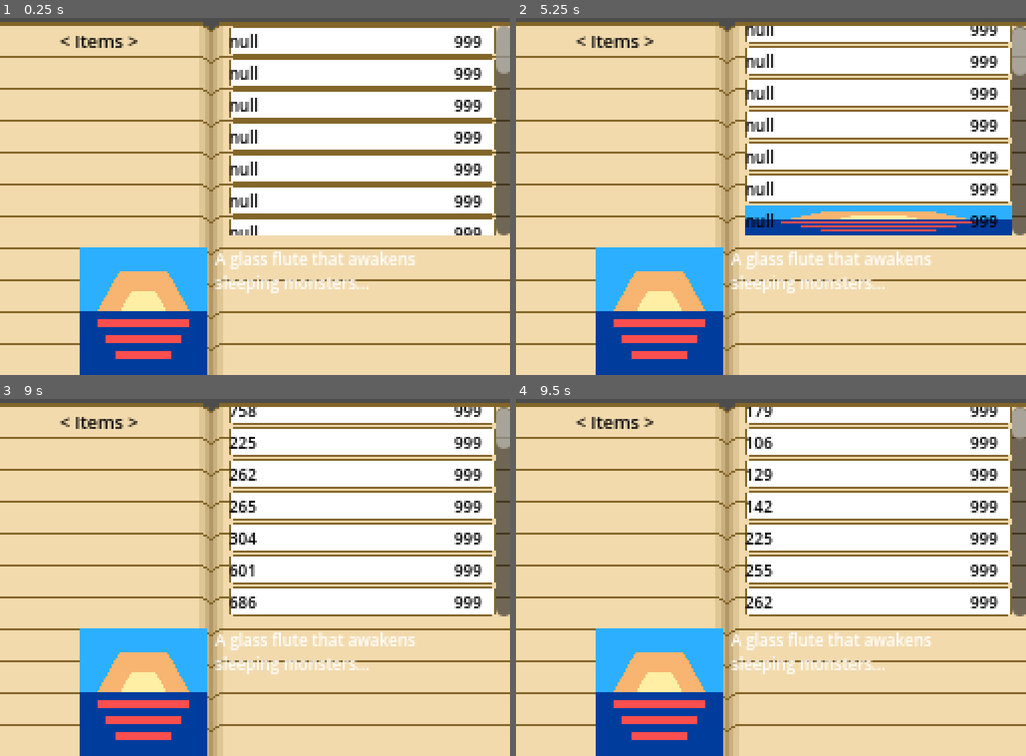
Above: before the commit, frames 1-4 (two rows, left to right).
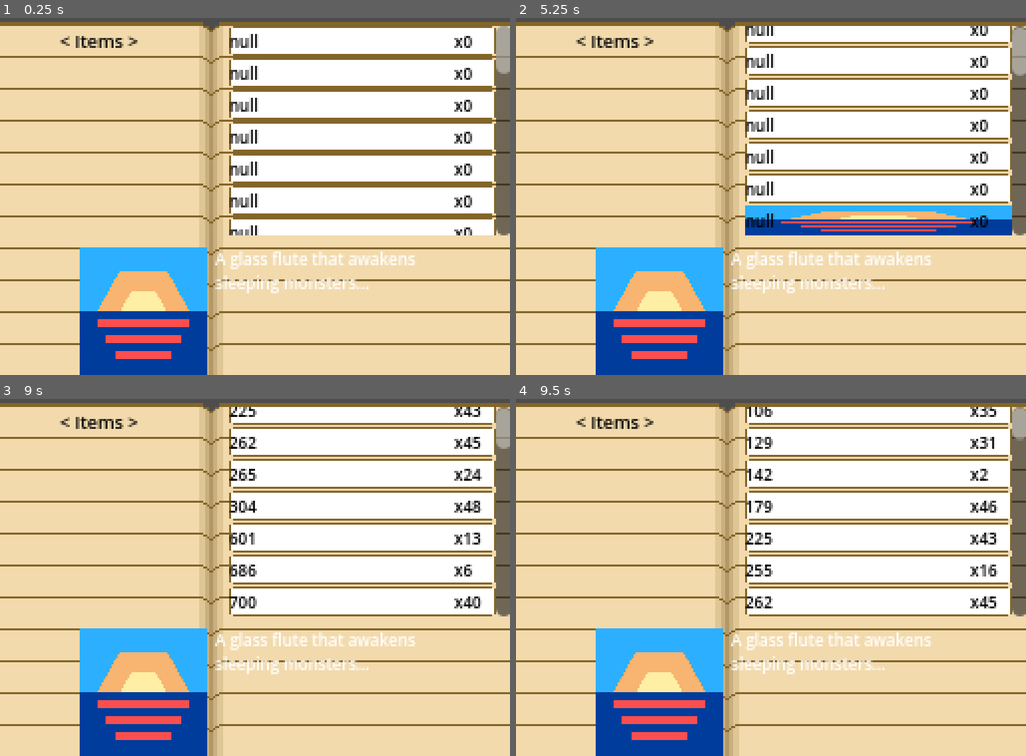
Above: after the commit, the same moments.

Repository: upbeatDiamond/ProjectDaybreakInventory
Game: Godot game, scene res://inventory/inventory.tscn
Same seed, same stepped clock (60 frames per second), same inputs: the game is played once before the commit and once after it.
Inputs:
- Up to frame 1 (0.25 s): no input
- Up to frame 2 (5.25 s): click "null" at 0.5 s; click "null" at 1.25 s; click "null" at 2 s; click "null" at 2.75 s; click "null" at 3.5 s; click "null" at 4.25 s; click "null" at 5 s
- Up to frame 3 (9 s): click "null" at 5.75 s; click "null" at 6.5 s; click "null" at 7.25 s; click "null" at 8 s; tap Enter at 8.75 s; hold Right (ui_right) from 8.78 s (still down); hold M (make) from 8.78 s (still down)
- Up to frame 4 (9.5 s): keep holding Right (ui_right); keep holding M (make)

The runs differ from the first frame. In frame 1, 0.7% of the frame differs, in the area x 89-95%, y 5-61%; in frame 2, 0.7%; in frame 3, 1.5%, in the area x 44-95%, y 2-59%; in frame 4, 1.2%.

Commit message:
Fixed slot generation w/ arrow key function
set_entry works, so now _add_entry can be avoided for external functions.
Also, _add_entry now requires text input, so items can be tags that are untranslated.
Slot list has looping now, from the top.

Diff:
--- a/inventory/inventory_display.gd
+++ b/inventory/inventory_display.gd
@@ -2,7 +2,7 @@
 
 var umid : int = 0
 
-@onready var item_list : InventoryList = $Control
+@onready var item_list_display : InventoryList = $Control
 
 enum HorizontalQueue {
 	NONE = 0,
@@ -53,11 +53,16 @@
 
 	if prior_hori_held != hori_held and hori_held == HorizontalQueue.NONE:
 		## post the horizontal movement!
+		item_list_display.clear_entries()
+		item_list_display.set_entry(0, 7, "Pineapple")
+		item_list_display.set_entry(1, 999, "Gas Powered Stick")
+		item_list_display.set_entry(2, 1, "Maddie Plush")
+		item_list_display.set_entry(3, 64, "Debug Stick")
 		pass
 
 	if prior_vert_held != vert_held and vert_held == VerticalQueue.NONE:
 		## post the vertical movement!
-		item_list.current_selected += 1
+		item_list_display.current_selected += 1
 		pass
 
 	pass
--- a/inventory/inventory_list.gd
+++ b/inventory/inventory_list.gd
@@ -5,7 +5,7 @@
 const INVENTORY_SLOT = preload("res://inventory/inventory_slot.tscn")
 @onready var slot_list = $ScrollContainer/VBoxContainer
 
-## 0-indexed
+## 0-indexed; currently unused. Intended to avoid unneeded focus capture.
 var current_selected := 0
 var busy := false
 
@@ -24,7 +24,8 @@
 func _process(delta: float) -> void:
 
 	if Input.is_action_pressed("make"):
-		_add_entry(str(randi_range(0, 1024)), randi_range(1, 64) )
+		var randix = randi_range(0, 1024)
+		set_entry(randix, randi_range(1, 64), str(randix) )
 	if Input.is_action_pressed("kill"):
 		clear_entries()
 
@@ -47,11 +48,28 @@
 ## If the item cannot be found, add it to the list
 ## Set the item count to 'count'.
 ## If 'item' is a tag, change it to the index. If the index cannot be found, use a hash of the tag.
-func set_entry(item, count:int):
+func set_entry(item, count:int, text):
+
+	## TODO: Replace with database access!!!
+	if not item is int:
+		item = str(item).hash()
+
+	var was_found := false
+
+	for slot in slot_list.get_children():
+		if str(slot.item) == str(item):
+			slot.count = count
+			slot.text = text
+			was_found = true
+			break
+
+	if not was_found:
+		_add_entry(item, count, text)
+
 	pass
 
 
-func _add_entry(item, count:int):
+func _add_entry(item, count:int, text):
 
 	## Mutex to reduce chance of list corruption
 	if busy:
@@ -62,11 +80,20 @@
 	var entry = INVENTORY_SLOT.instantiate()
 	entry.item = item
 	entry.count = count
+	entry.text = text
+	slot_list.add_child(entry)
+	entry._update_labels()
 
-	## Resort all the slots to ensure that the entry is in the correct position
+	_sort_items()
+
+	busy = false
+	busy_ended.emit()
+
+
+func _sort_items():
+	## Re-sort all the slots to ensure that the entry is in the correct position
 	var sorted_nodes := slot_list.get_children().duplicate()
-	sorted_nodes.append(entry)
-	sorted_nodes.sort_custom(_sort_slots)
+	sorted_nodes.sort_custom(_slot_custom_sort)
 
 	for node in slot_list.get_children():
 		slot_list.remove_child(node)
@@ -74,26 +101,35 @@
 	for node in sorted_nodes:
 		slot_list.add_child(node)
 
+	var list_size = slot_list.get_children().size()
+
 	## Have the neighbors properly assigned, so if the overall display fails,
 	## the keyboard input still works.
 	for node in slot_list.get_children():
+
+		node.focus_next = self.focus_next
+		node.focus_previous = self.focus_previous
+
 		var node_index = slot_list.get_children().find(node)
+		var neighbor
+
 		if node_index > 0:
-			var neighbor = slot_list.get_children()[node_index-1]
-			node.focus_neighbor_top = neighbor.get_path()
-			neighbor.focus_neighbor_bottom = node.get_path()
+			neighbor = slot_list.get_children()[node_index-1]
+		else:
+			neighbor = slot_list.get_children()[-1]
+		node.focus_neighbor_top = neighbor.get_path()
+		neighbor.focus_neighbor_bottom = node.get_path()
 
 		if node_index + 1 < slot_list.get_children().size():
-			var neighbor = slot_list.get_children()[node_index+1]
-			node.focus_neighbor_bottom = neighbor.get_path()
-			neighbor.focus_neighbor_top = node.get_path()
-
-	busy = false
-	busy_ended.emit()
+			neighbor = slot_list.get_children()[node_index+1]
+		else:
+			neighbor = slot_list.get_children()[0]
+		node.focus_neighbor_bottom = neighbor.get_path()
+		neighbor.focus_neighbor_top = node.get_path()
 
 
 # For descending order use > 0
-func _sort_slots(a:InventoryListItem, b:InventoryListItem):
+func _slot_custom_sort(a:InventoryListItem, b:InventoryListItem):
 	if a.list_index < b.list_index:
 		return true
 	elif a.list_index > b.list_index:
@@ -117,5 +153,6 @@
 func selection_move_down():
 	set_selection_index(current_selected + 1)
 
+
 func selection_move_up():
 	set_selection_index(current_selected - 1)
--- a/inventory/inventory_slot.gd
+++ b/inventory/inventory_slot.gd
@@ -5,30 +5,20 @@
 
 var count : int = 0 :
 	set(value):
-		count_label = str("x", value)
 		count = value
 		dirty = true
-	get:
-		if count_label != null:
-			return count_label.text.to_int()
-		return count
 
 var text : String = "" :
 	set(value):
-		name_label = str(value)
 		text = value
 		dirty = true
-	get:
-		if name_label != null:
-			return name_label.text
-		return text
 
 var dirty := true
 var item = "null"
 var list_index : int = 0
 
-@onready var count_label = $Count
-@onready var name_label = $HBoxContainer/Name
+@onready var count_label : Label = $Count
+@onready var name_label : Label = $HBoxContainer/Name
 
 
 # Called when the node enters the scene tree for the first time.
@@ -50,13 +40,16 @@
 
 	## If the count didn't change, it's still dirty.
 	if count_label != null:
-		count_label.text = str(count)
+		count_label.text = str("x", count)
 	else:
 		clean = false
 
+	if text == null or text == "":
+		text = str(item)
+
 	## If the name didn't change, it's still dirty.
 	if name_label != null:
-		name_label.text = str(item)
+		name_label.text = text
 	else:
 		clean = false
 
